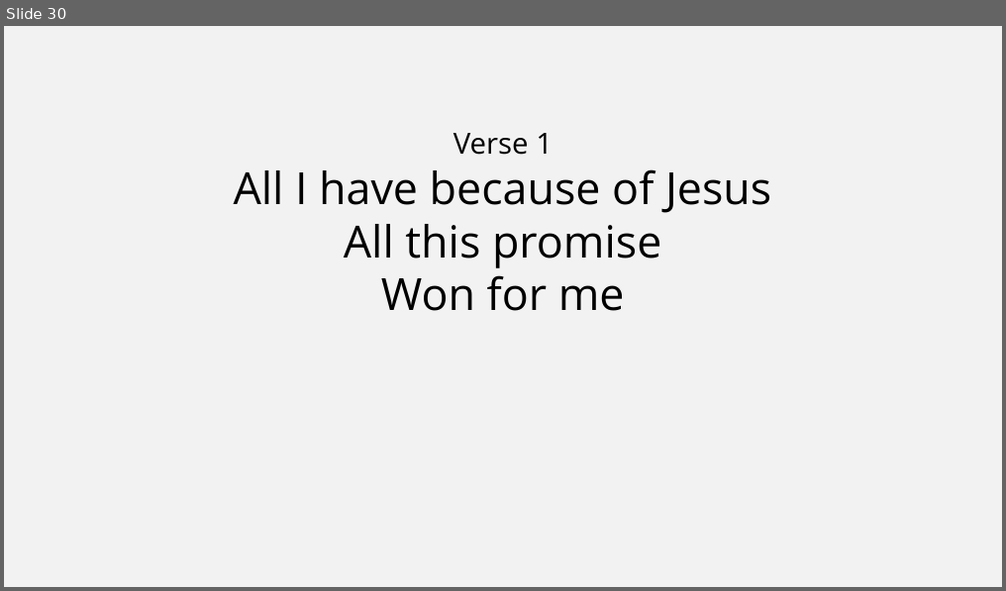
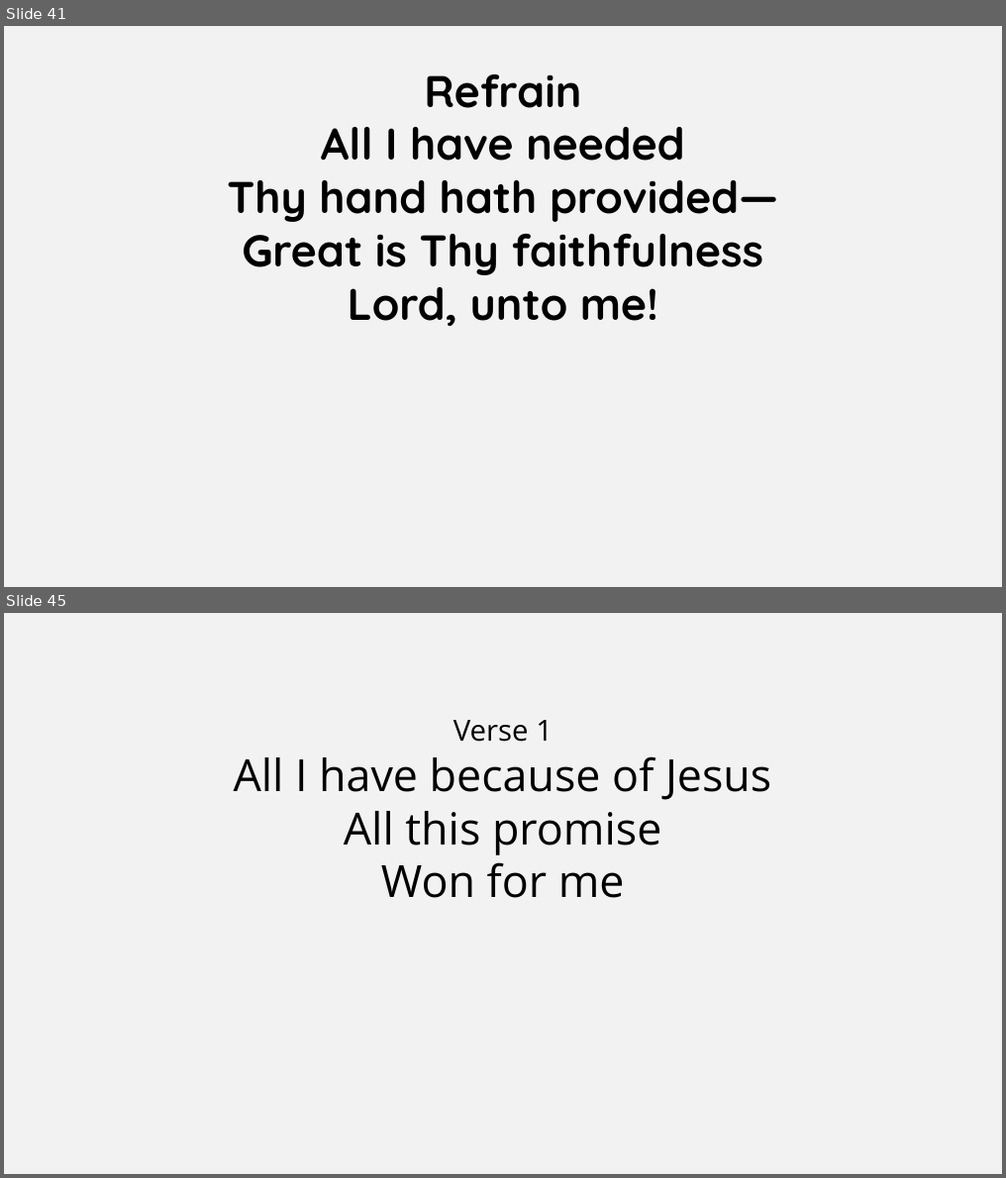
Before and after one commit to pangwuu/Weekly-powerpoint-maker, a slide deck: Slides/31_12_23.pptx. Shown one above the other, each under a label of ours: slide 30 before the commit, slides 41 and 45 after it; the slides between them are not shown. The pictures are 1006x591 and 1006x1178 pixels, drawn with LibreOffice and Linux fonts; fonts in the diff are those of the drawing. Boxes give left, top, right and bottom in pixels: in the first picture for what was removed or moved away, otherwise in the second. Text is boxed around its words. In the diff, an @@ line names an element or a change of style, - is before the commit and + after.

```diff
--- a/Slides/31_12_23.pptx
+++ b/Slides/31_12_23.pptx
@@ slide 41 added at [4,26,1002,587], background #F2F2F2 @@
@@ subtitle added at [227,75,778,326], 32 pt, text #000000, bold @@
+Refrain
+All I have needed
+Thy hand hath provided—
+Great is Thy faithfulness
+Lord, unto me!
@@ what was slide 30 is now slide 45 @@
```
Also in this commit, not shown: 3 slides changed, 12 other slides added, 2 other files.
